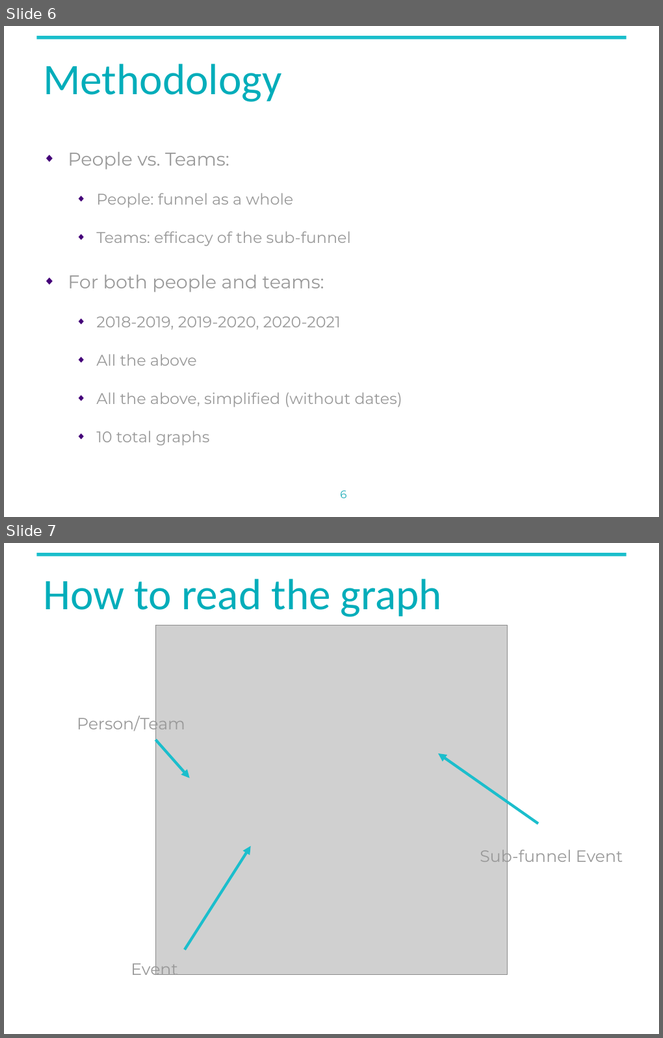
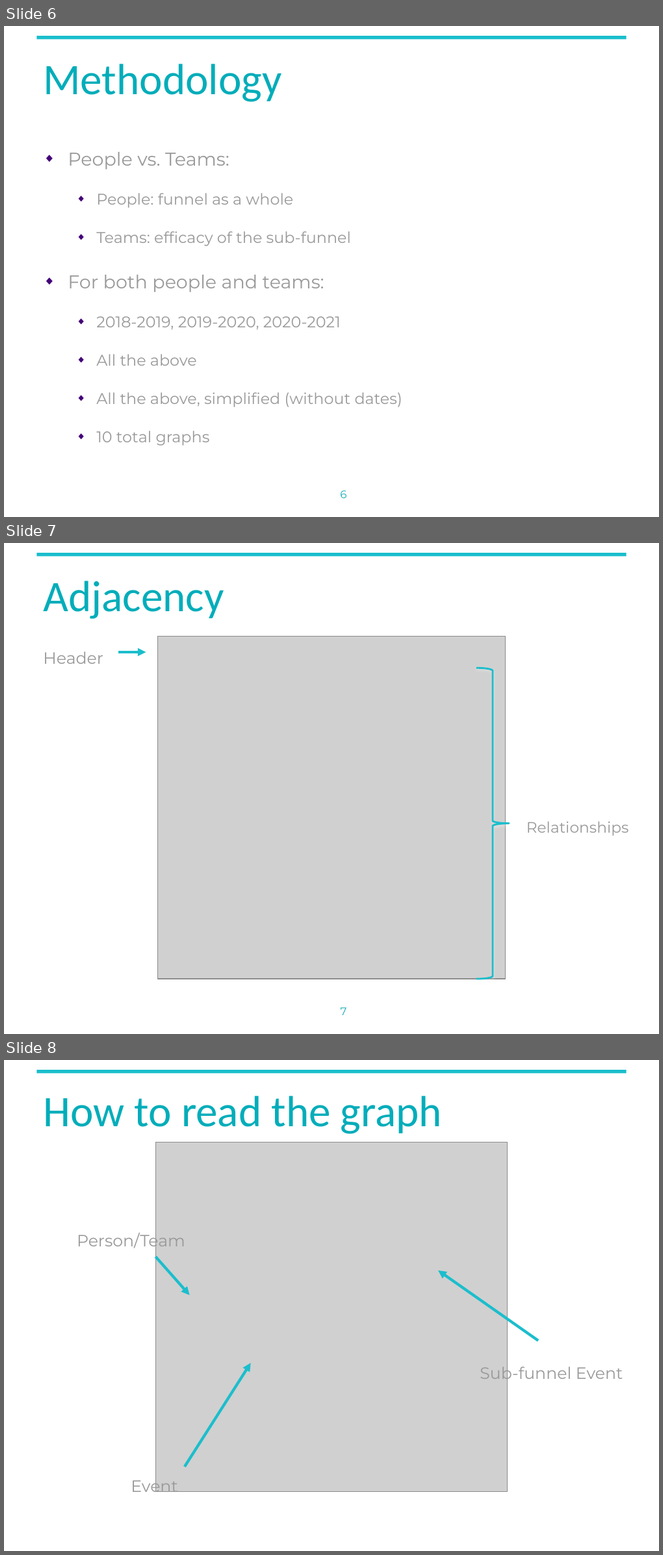
Before and after one commit to gwharris/NYU_network_analysis, a slide deck: reports/interim_presentation.pptx. Shown one above the other, each under a label of ours: slides 6 and 7 before the commit, slides 6, 7 and 8 after it. The pictures are 663x1038 and 663x1555 pixels, drawn with LibreOffice and Linux fonts; fonts in the diff are those of the drawing; grey boxes stand for pictures; background and template pictures are left out. Boxes give left, top, right and bottom in pixels: in the first picture for what was removed or moved away, otherwise in the second. Text is boxed around its words. In the diff, an @@ line names an element or a change of style, - is before the commit and + after.

```diff
--- a/reports/interim_presentation.pptx
+++ b/reports/interim_presentation.pptx
@@ slide 7 added at bbox=[4, 543, 659, 1034], background #FFFFFF; not listed: 1 template element that a slide beside it also shows @@
@@ title added at bbox=[43, 581, 224, 619], 48 pt, text #02ADBA @@
+Adjacency
@@ picture added at bbox=[157, 636, 505, 979] @@
@@ text added at bbox=[43, 652, 103, 664], 18 pt, text #999999 @@
+Header
@@ arrow added from (118, 652) to (146, 652), #1BBECC 3 pt @@
@@ right brace added at bbox=[477, 668, 509, 979], outline #1BBECC 2 pt @@
@@ text added at bbox=[527, 822, 629, 836], 16.6 pt, text #999999 @@
+Relationships
@@ rectangle added at bbox=[441, 964, 659, 1034], fill #FFFFFF @@
@@ page number added at bbox=[341, 1008, 347, 1016], 12 pt, text #20ADB9 @@
+7
@@ what was slide 7 is now slide 8 @@
```
Also in this commit, not shown: 1 slide changed, 1 other slide added, 2 slides removed, 1 other file.
